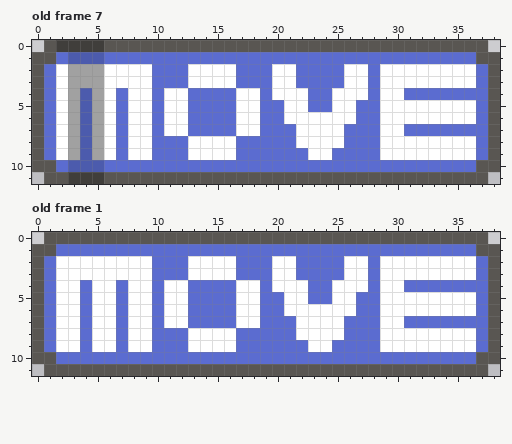
Pixel-art file -- Assets/Aseprite/Test/Sprite-0001.aseprite. Above is the file before it was changed.
39x12 pixels, 7 frames. Shown: old frame 7, old frame 1. The commit also changed other frames, which this record leaves out.
After the commit:
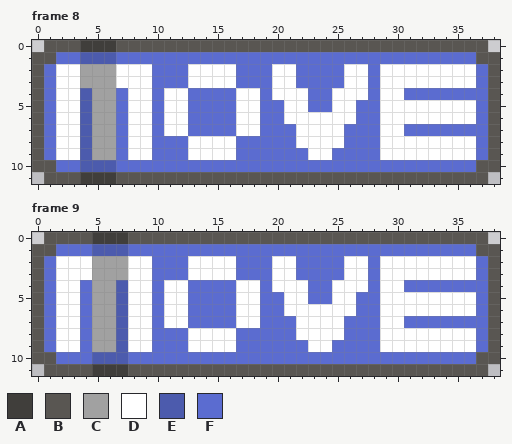
Palette (. is transparent): A #403e3b  B #595652  C #a1a1a1  D #ffffff  E #4c5bad  F #5b6cd0
A new or re-ordered frame is compared with the old frame closest to it.
Diff:
frames 7 -> 45
--- frame 8 is new; against old frame 7
@@ x 0..8 @@
- 0 .BAAAABBB
- 1 BBFEEEFFF
- 2 BFDCCCDDD
- 3 BFDCCCDDD
- 4 BFDCECDFD
- 5 BFDCECDFD
- 6 BFDCECDFD
- 7 BFDCECDFD
- 8 BFDCECDFD
- 9 BFDCECDFD
-10 BBFEEEFFF
-11 .BBAAABBB
+ 0 .BBBAAABB
+ 1 BBFFEEEFF
+ 2 BFDDCCCDD
+ 3 BFDDCCCDD
+ 4 BFDDECCFD
+ 5 BFDDECCFD
+ 6 BFDDECCFD
+ 7 BFDDECCFD
+ 8 BFDDECCFD
+ 9 BFDDECCFD
+10 BBFFEEEFF
+11 .BBBAAABB
--- frame 9 is new; against old frame 1
@@ x 3..9 @@
- 0 BBBBBBB
- 1 FFFFFFF
- 2 DDDDDDD
- 3 DDDDDDD
- 4 DFDDFDD
- 5 DFDDFDD
- 6 DFDDFDD
- 7 DFDDFDD
- 8 DFDDFDD
- 9 DFDDFDD
-10 FFFFFFF
-11 BBBBBBB
+ 0 BBAAABB
+ 1 FFEEEFF
+ 2 DDCCCDD
+ 3 DDCCCDD
+ 4 DFCCEDD
+ 5 DFCCEDD
+ 6 DFCCEDD
+ 7 DFCCEDD
+ 8 DFCCEDD
+ 9 DFCCEDD
+10 FFEEEFF
+11 BBAAABB
Boxes around the changes in both pictures, in picture pixels (x1, y1, x2, y2):
changed: (56, 40, 116, 184)
changed: (92, 232, 128, 376)
